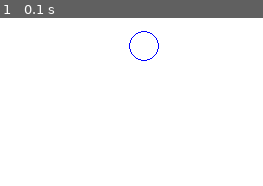
Above: before the commit, frame 1.
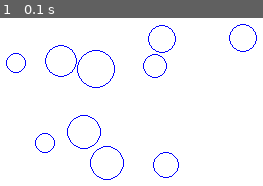
Above: after the commit, the same moment.

Repository: tsh/fun-with-pygame
Game: pygame game, started from physics.py
Same seed, same stepped clock (60 frames per second), same inputs: the game is played once before the commit and once after it. The source is Python 2; it was converted automatically to run under Python 3.
Inputs:
- Up to frame 1 (0.1 s): no input

The runs differ from the first frame. In frame 1, 1.9% of the frame differs, in the area x 2-98%, y 3-97%.

Commit message:
physics: 3 random

Diff:
--- a/physics.py
+++ b/physics.py
@@ -2,6 +2,7 @@
 Pygame physics simulation
 http://www.petercollingridge.co.uk/pygame-physics-simulation
 """
+import random
 import pygame
 
 
@@ -23,8 +24,17 @@
 screen.fill(background_colour)
 pygame.display.set_caption('Ph sim')
 
-my_first_particle = Particle((150, 50), 15)
-my_first_particle.display()
+number_of_particles = 10
+my_particles = []
+
+for n in range(number_of_particles):
+    size = random.randint(10, 20)
+    x = random.randint(size, width-size)
+    y = random.randint(size, height-size)
+    my_particles.append(Particle((x, y), size))
+
+for particle in my_particles:
+    particle.display()
 
 pygame.display.flip()
 
